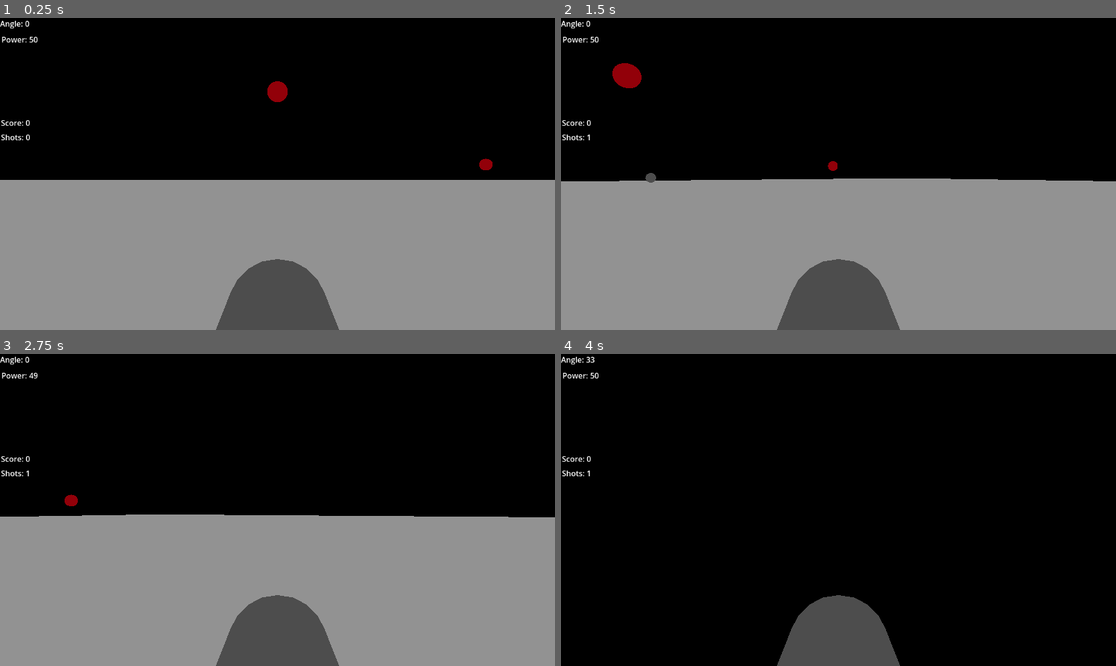
Above: before the commit, frames 1-4 (two rows, left to right).
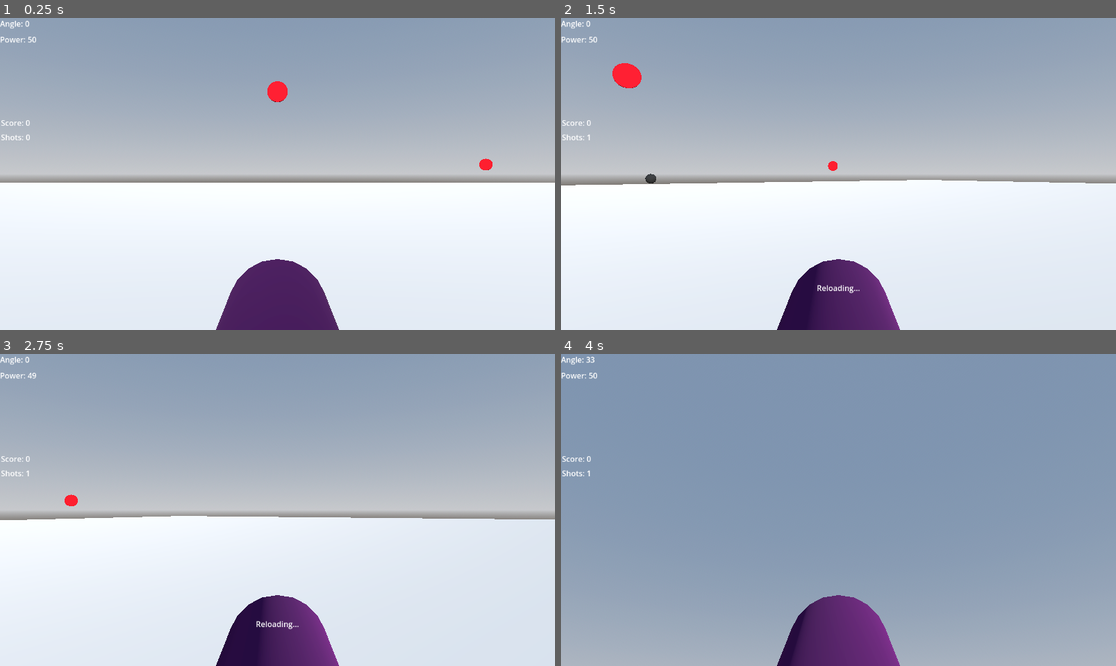
Above: after the commit, the same moments.

Repository: bsu-cs315/e3-robinson
Game: Godot game, scene res://world.tscn
The game is run twice, just before and just after one commit, with the same random seed, the same clock (stepped at 60 frames per second) and the same inputs. Sound files missing from this copy of the repository are replaced by a short silence.
Inputs:
- Up to frame 1 (0.25 s): no input
- Up to frame 2 (1.5 s): tap Enter at 0.5 s; hold D (turn_right) 0.53-1.28 s; tap Space (launch) at 0.6, 1.35 s; hold S (angle_down) from 1.28 s (still down)
- Up to frame 3 (2.75 s): release S (angle_down) at 2.03 s; hold D (turn_right) from 2.03 s (still down); tap Q (power_down) at 2.1 s; tap Space (launch) at 2.3 s
- Up to frame 4 (4 s): release D (turn_right) at 2.78 s; hold W (angle_up) 2.78-3.53 s; tap E (power_up) at 2.85 s; tap Space (launch) at 3.05, 3.6 s; hold A (turn_left) from 3.53 s (still down)

The runs differ from the first frame. In frame 1, 99% of the frame differs, in the area x 0-100%, y 0-100%; in frame 2, 99%; in frame 3, 99%; in frame 4, 100%.

Commit message:
Add sounds

Diff:
--- a/project/ball/ball.tscn
+++ b/project/ball/ball.tscn
@@ -1,4 +1,7 @@
-[gd_scene load_steps=2 format=3 uid="uid://g42twu6rb077"]
+[gd_scene load_steps=3 format=3 uid="uid://g42twu6rb077"]
+
+[sub_resource type="StandardMaterial3D" id="StandardMaterial3D_yaggt"]
+albedo_color = Color(0.151276, 0.151276, 0.151276, 1)
 
 [sub_resource type="SphereShape3D" id="SphereShape3D_dcucv"]
 
@@ -6,6 +9,9 @@
 
 [node name="CSGSphere3D" type="CSGSphere3D" parent="."]
 use_collision = true
+radial_segments = 20
+rings = 20
+material = SubResource("StandardMaterial3D_yaggt")
 
 [node name="CollisionShape3D" type="CollisionShape3D" parent="."]
 shape = SubResource("SphereShape3D_dcucv")
--- a/project/cannon/cannon.gd
+++ b/project/cannon/cannon.gd
@@ -13,6 +13,7 @@
 @onready var cannon_shaft: CSGCylinder3D = $CSGCylinder3D
 @onready var angle_label: Label = $AngleLabel
 @onready var power_label: Label = $PowerLabel
+@onready var reload_label: Label = $ReloadLabel
 @onready var spawn_point: Marker3D = $CSGCylinder3D/SpawnPoint
 
 
@@ -38,6 +39,8 @@
 
 	if Input.is_action_just_pressed("launch") and _launched == false:
 		_launched = true
+		reload_label.show()
+		launch_sound()
 		var impulse := self.get_global_transform().basis.z
 		var ball: RigidBody3D = preload("res://ball/ball.tscn").instantiate()
 		get_parent().add_child(ball)
@@ -45,5 +48,17 @@
 		ball.global_position = spawn_point.global_position
 		ball.apply_impulse(-1 * impulse * power)
 		await get_tree().create_timer(3).timeout
+		reload_label.hide()
 		ball.queue_free()
 		_launched = false
+
+
+func launch_sound():
+	var audio_stream_player := AudioStreamPlayer.new()
+	audio_stream_player.stream = load("res://cannon/launch_sound.mp3")
+	audio_stream_player.volume_db = linear_to_db(.2)
+	get_parent().add_child(audio_stream_player)
+	audio_stream_player.play()
+	audio_stream_player.finished.connect(func():
+		audio_stream_player.queue_free()
+	)
--- a/project/cannon/cannon.tscn
+++ b/project/cannon/cannon.tscn
@@ -1,6 +1,9 @@
-[gd_scene load_steps=2 format=3 uid="uid://coke4xdeeopxp"]
+[gd_scene load_steps=3 format=3 uid="uid://coke4xdeeopxp"]
 
 [ext_resource type="Script" path="res://cannon/cannon.gd" id="1_ieu6s"]
+
+[sub_resource type="StandardMaterial3D" id="StandardMaterial3D_pls8y"]
+albedo_color = Color(0.264228, 8.61781e-05, 0.289069, 1)
 
 [node name="Cannon" type="Node3D"]
 script = ExtResource("1_ieu6s")
@@ -10,6 +13,7 @@
 radius = 0.2
 height = 1.0
 sides = 20
+material = SubResource("StandardMaterial3D_pls8y")
 
 [node name="SpawnPoint" type="Marker3D" parent="CSGCylinder3D"]
 transform = Transform3D(1, 0, 0, 0, 1, 0, 0, 0, 1, 0, -0.791245, 3.45864e-08)
@@ -19,10 +23,25 @@
 offset_bottom = 23.0
 
 [node name="PowerLabel" type="Label" parent="."]
-offset_left = 3.0
 offset_top = 33.0
-offset_right = 43.0
+offset_right = 40.0
 offset_bottom = 56.0
+
+[node name="ReloadLabel" type="Label" parent="."]
+visible = false
+anchors_preset = 8
+anchor_left = 0.5
+anchor_top = 0.5
+anchor_right = 0.5
+anchor_bottom = 0.5
+offset_left = -45.0
+offset_top = 225.0
+offset_right = 45.0
+offset_bottom = 248.0
+grow_horizontal = 2
+grow_vertical = 2
+size_flags_horizontal = 4
+text = "Reloading..."
 
 [node name="Camera3D" type="Camera3D" parent="."]
 transform = Transform3D(1, 0, 0, 0, 1, 0, 0, 0, 1, 0, 0.542537, 0.583518)
--- a/project/target/target.gd
+++ b/project/target/target.gd
@@ -11,4 +11,16 @@
 	if body.is_in_group("balls") and _hit == false:
 		color.material.albedo_color = Color.GREEN
 		_hit = true
+		hit_sound()
 		hit.emit()
+
+
+func hit_sound():
+	var audio_stream_player := AudioStreamPlayer.new()
+	audio_stream_player.stream = load("res://target/hit_sound.wav")
+	audio_stream_player.volume_db = linear_to_db(.2)
+	get_parent().add_child(audio_stream_player)
+	audio_stream_player.play()
+	audio_stream_player.finished.connect(func():
+		audio_stream_player.queue_free()
+	)
--- a/project/target/target.tscn
+++ b/project/target/target.tscn
@@ -8,6 +8,7 @@
 
 [sub_resource type="CylinderShape3D" id="CylinderShape3D_7tkx8"]
 height = 0.0782812
+radius = 0.661444
 
 [node name="Target" type="Area3D" groups=["targets"]]
 transform = Transform3D(1, 0, 0, 0, -4.37114e-08, -1, 0, 1, -4.37114e-08, 0, 0, 0)
--- a/project/world.gd
+++ b/project/world.gd
@@ -6,11 +6,14 @@
 
 @onready var score_label: Label = $Cannon/ScoreLabel
 @onready var shots_fired_label: Label = $Cannon/ShotsFired
+@onready var win_label: Label = $Cannon/WinLabel
+
 
 func _process(_delta: float) -> void:
 	score_label.text = "Score: %.d" % score
 	shots_fired_label.text = "Shots: %.d" % shots_fired
-	if score == 3:
+	if score == 5:
+		win_label.show()
 		await get_tree().create_timer(5).timeout
 		get_tree().change_scene_to_file("res://title_screen/title_screen.tscn")
 
--- a/project/world.tscn
+++ b/project/world.tscn
@@ -1,15 +1,29 @@
-[gd_scene load_steps=6 format=3 uid="uid://gypkc3x8cumm"]
+[gd_scene load_steps=10 format=3 uid="uid://gypkc3x8cumm"]
 
 [ext_resource type="PackedScene" uid="uid://coke4xdeeopxp" path="res://cannon/cannon.tscn" id="1_7c1cv"]
 [ext_resource type="Script" path="res://world.gd" id="1_u52jl"]
 [ext_resource type="PackedScene" uid="uid://cqfofb6oadsop" path="res://target/target.tscn" id="3_podr1"]
 
+[sub_resource type="ProceduralSkyMaterial" id="ProceduralSkyMaterial_udstv"]
+
+[sub_resource type="Sky" id="Sky_qriq2"]
+sky_material = SubResource("ProceduralSkyMaterial_udstv")
+
 [sub_resource type="Environment" id="Environment_rjcw5"]
-background_mode = 1
-ambient_light_source = 2
-ambient_light_color = Color(0.572988, 0.572988, 0.572988, 1)
+background_mode = 2
+sky = SubResource("Sky_qriq2")
+tonemap_mode = 2
+glow_enabled = true
 
 [sub_resource type="StandardMaterial3D" id="StandardMaterial3D_6n2oy"]
+
+[sub_resource type="StandardMaterial3D" id="StandardMaterial3D_2sd0b"]
+resource_local_to_scene = true
+albedo_color = Color(1, 0, 0.105882, 1)
+
+[sub_resource type="StandardMaterial3D" id="StandardMaterial3D_jcsbj"]
+resource_local_to_scene = true
+albedo_color = Color(1, 0, 0.105882, 1)
 
 [node name="World" type="Node3D"]
 script = ExtResource("1_u52jl")
@@ -17,9 +31,13 @@
 [node name="WorldEnvironment" type="WorldEnvironment" parent="."]
 environment = SubResource("Environment_rjcw5")
 
+[node name="DirectionalLight3D" type="DirectionalLight3D" parent="WorldEnvironment"]
+transform = Transform3D(1, 0, 0, 0, 0.973535, 0.228538, 0, -0.228538, 0.973535, 0, 60.0139, 84.9459)
+
 [node name="CSGBox3D" type="CSGBox3D" parent="."]
+transform = Transform3D(1, 0, 0, 0, 1, 0, 0, 0, 1, 4.36176, 0, 0.223877)
 use_collision = true
-size = Vector3(100, 1, 100)
+size = Vector3(66.7968, 1, 66.4878)
 material = SubResource("StandardMaterial3D_6n2oy")
 
 [node name="Cannon" parent="." instance=ExtResource("1_7c1cv")]
@@ -37,18 +55,49 @@
 offset_right = 42.0
 offset_bottom = 259.0
 
+[node name="WinLabel" type="Label" parent="Cannon"]
+visible = false
+anchors_preset = 8
+anchor_left = 0.5
+anchor_top = 0.5
+anchor_right = 0.5
+anchor_bottom = 0.5
+offset_left = -20.0
+offset_top = -11.5
+offset_right = 20.0
+offset_bottom = 11.5
+grow_horizontal = 2
+grow_vertical = 2
+text = "You Win!"
+
 [node name="Target" parent="." instance=ExtResource("3_podr1")]
 transform = Transform3D(1, 0, 0, 0, -4.37114e-08, -1, 0, 1, -4.37114e-08, 0, 5.3448, -15.3375)
 
 [node name="Target2" parent="." instance=ExtResource("3_podr1")]
-transform = Transform3D(1, 0, 0, 0, -4.37114e-08, -1, 0, 1, -4.37114e-08, 0.894306, 3.07853, 2.86535)
+transform = Transform3D(0.849119, 0.528201, -2.30884e-08, 0, -4.37114e-08, -1, -0.528201, 0.849119, -3.71162e-08, 6.24502, 3.07853, 7.51422)
+
+[node name="CSGCylinder3D" parent="Target2" index="0"]
+material = SubResource("StandardMaterial3D_2sd0b")
 
 [node name="Target3" parent="." instance=ExtResource("3_podr1")]
 transform = Transform3D(0.783227, -0.621736, 2.71769e-08, -1.88034e-15, -4.37114e-08, -1, 0.621736, 0.783227, -3.42359e-08, 17.7254, 2.18889, -27.547)
+
+[node name="Target4" parent="." instance=ExtResource("3_podr1")]
+transform = Transform3D(0.622433, -0.782673, 3.42118e-08, 0, -4.37114e-08, -1, 0.782673, 0.622433, -2.72074e-08, -7.19718, 3.07853, 7.51422)
+
+[node name="CSGCylinder3D" parent="Target4" index="0"]
+material = SubResource("StandardMaterial3D_jcsbj")
+
+[node name="Target5" parent="." instance=ExtResource("3_podr1")]
+transform = Transform3D(-0.453026, -0.891497, 3.89686e-08, 0, -4.37114e-08, -1, 0.891497, -0.453026, 1.98024e-08, -10.9034, 5.02456, -8.03214)
 
 [connection signal="launched" from="Cannon" to="." method="_on_cannon_launched"]
 [connection signal="hit" from="Target" to="." method="_on_target_hit"]
 [connection signal="hit" from="Target2" to="." method="_on_target_hit"]
 [connection signal="hit" from="Target3" to="." method="_on_target_hit"]
+[connection signal="hit" from="Target4" to="." method="_on_target_hit"]
+[connection signal="hit" from="Target5" to="." method="_on_target_hit"]
 
 [editable path="Cannon"]
+[editable path="Target2"]
+[editable path="Target4"]
Not shown, added: project/cannon/launch_sound.mp3.import
Not shown, added: project/target/hit_sound.wav.import
Not shown, added: project/cannon/launch_sound.mp3
Not shown, added: project/target/hit_sound.wav
